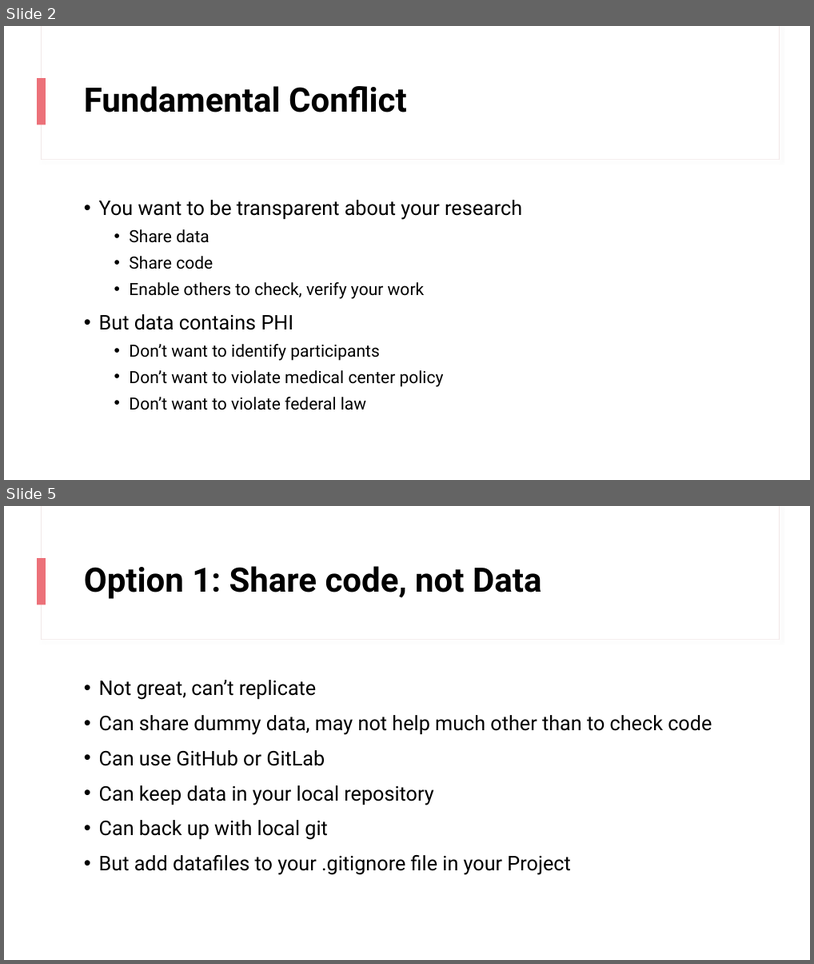
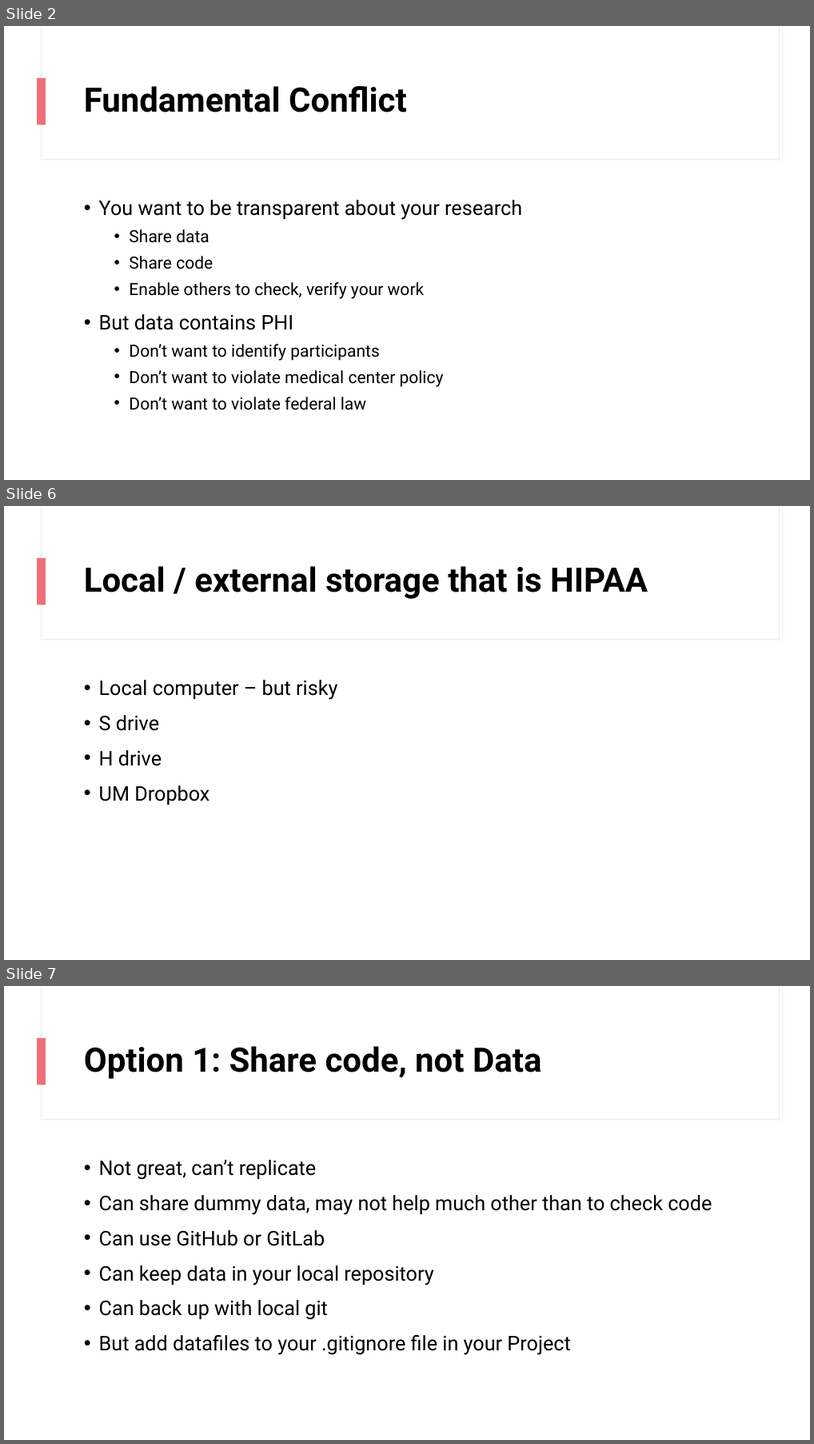
Before and after one commit to higgi13425/rmrwr-book, a slide deck: data/PHI_data.pptx. Shown one above the other, each under a label of ours: slides 2 and 5 before the commit, slides 2, 6 and 7 after it; the slides between them are not shown. The pictures are 814x964 and 814x1444 pixels, drawn with LibreOffice and Linux fonts; fonts in the diff are those of the drawing. Boxes give left, top, right and bottom in pixels: in the first picture for what was removed or moved away, otherwise in the second. Text is boxed around its words. In the diff, an @@ line names an element or a change of style, - is before the commit and + after.

```diff
--- a/data/PHI_data.pptx
+++ b/data/PHI_data.pptx
@@ slide 6 added at box(4, 506, 810, 960), background #FFFFFF; not listed: 3 template elements that a slide beside it also shows @@
@@ title added at box(84, 566, 648, 599), 40 pt, text #000000, bold @@
+Local / external storage that is HIPAA
@@ text added at box(99, 680, 338, 804), 24 pt, text #000000 @@
+• Local computer – but risky
+• S drive
+• H drive
+• UM Dropbox
@@ what was slide 5 is now slide 7 @@
```
Also in this commit, not shown: 11 slides changed, 2 other slides added, 1 other file.
